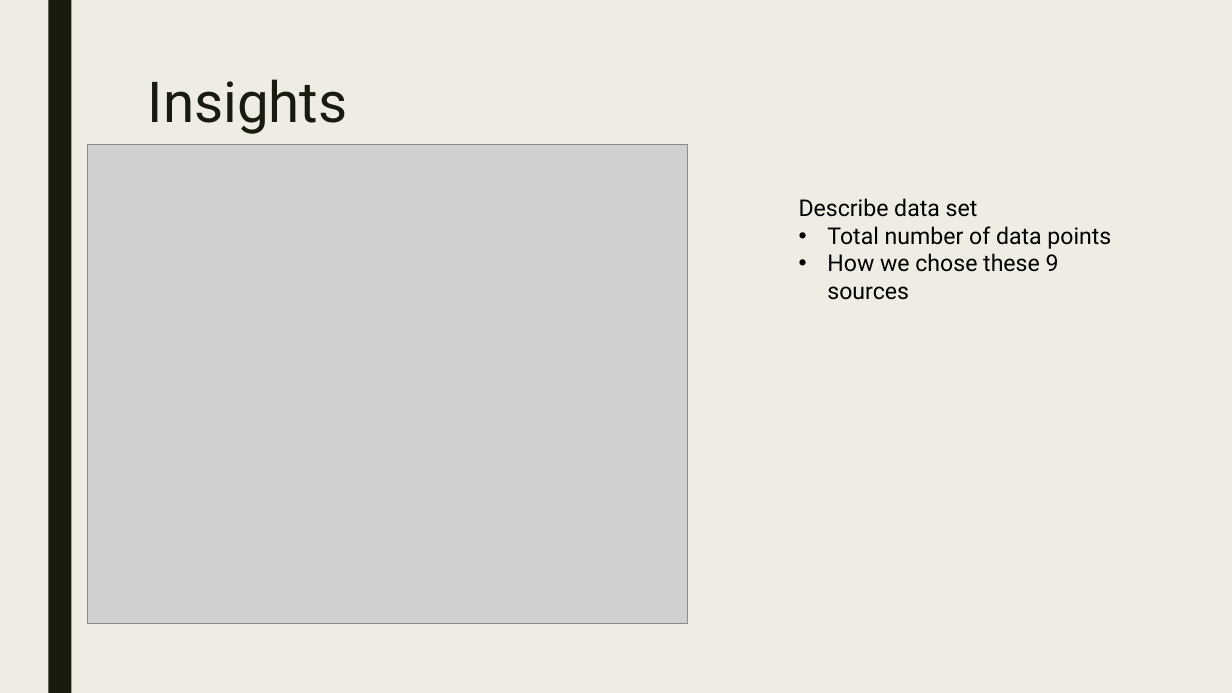
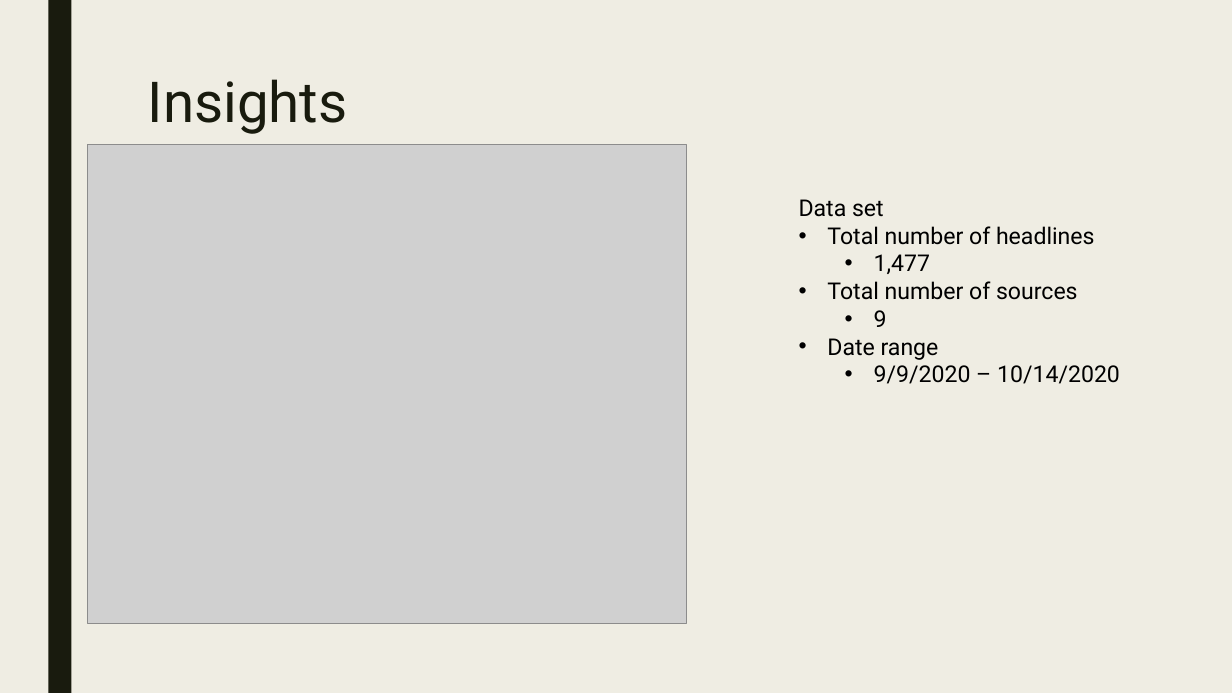
Before and after one commit to James-Ashley/sentiment_analysis, a slide deck: slide 4 of Group_project_deck.pptx. Drawn at 1232x693 pixels with LibreOffice and Linux fonts; fonts in the diff are those of the drawing; grey boxes stand for pictures. Boxes give left, top, right and bottom in pixels: in the first picture for what was removed or moved away, otherwise in the second. Text is boxed around its words. In the diff, an @@ line names an element or a change of style, - is before the commit and + after.

```diff
--- a/Group_project_deck.pptx
+++ b/Group_project_deck.pptx
@@ text at (x1=799, y1=199, x2=1120, y2=384): text changed @@
-Describe data set
-• Total number of data points
-• How we chose these 9 sources
+Data set
+• Total number of headlines
+  • 1,477
+• Total number of sources
+  • 9
+• Date range
+  • 9/9/2020 – 10/14/2020
```
Also in this commit, not shown: 7 other slides changed, 2 slides added, 1 slide removed.
